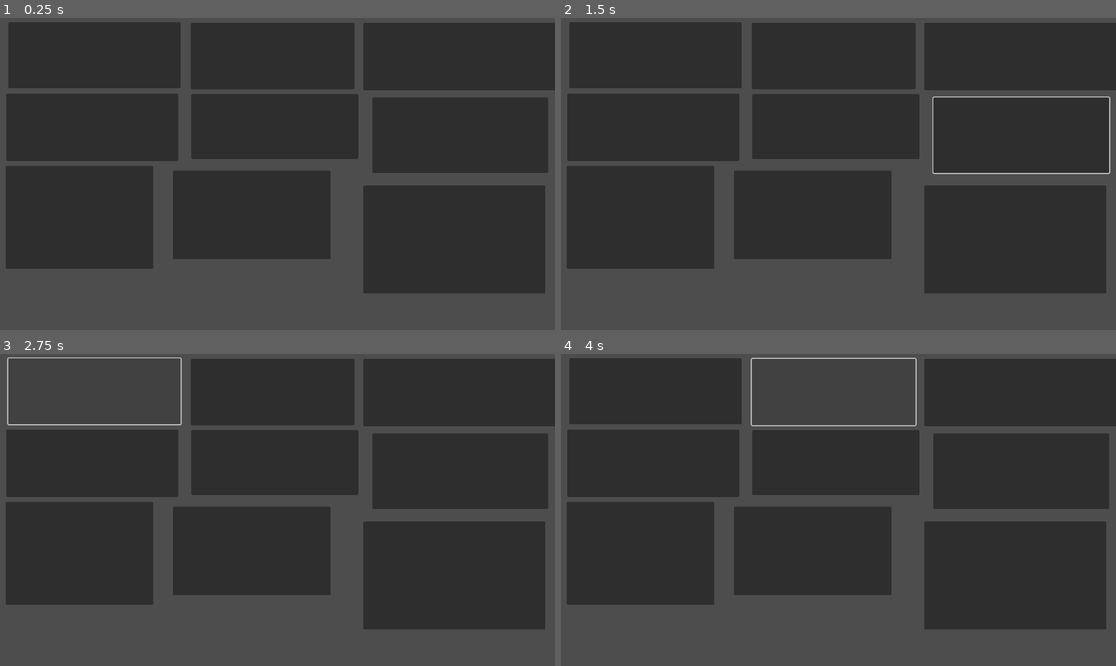
Above: before the commit, frames 1-4 (two rows, left to right).
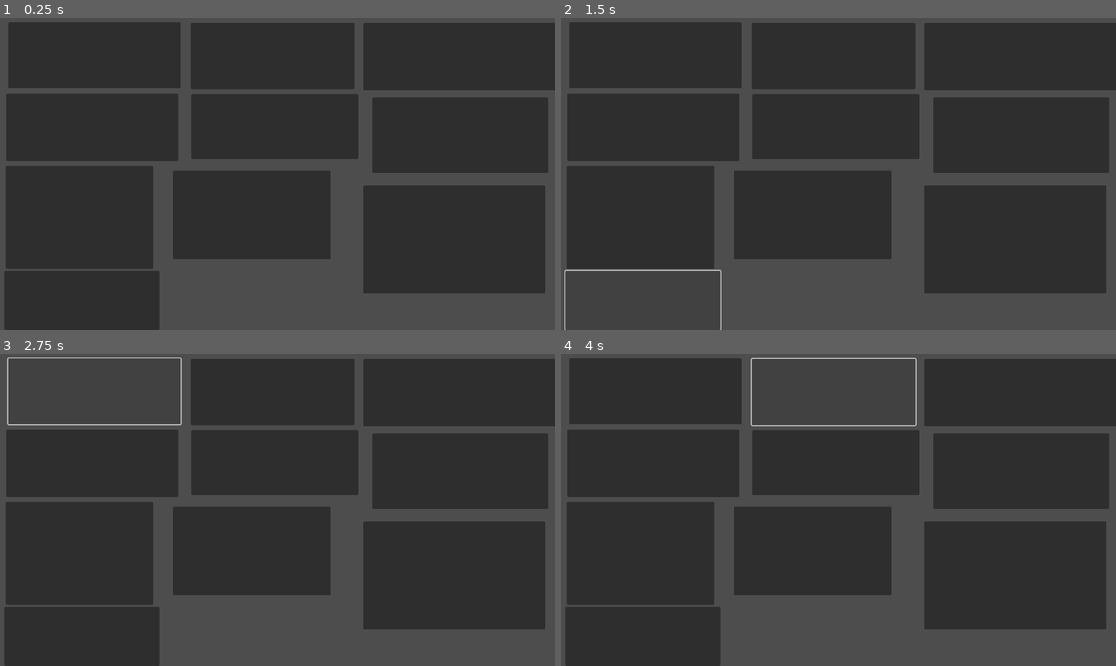
Above: after the commit, the same moments.

Repository: WilliamAHoffman/EmergentUniverse
Game: Godot game, scene res://scenes/root.tscn
Two runs of this game, one before a commit and one after it. Both use one fixed random seed, a clock stepped at 60 frames per second and the inputs below.
Inputs (mouse positions are in pixels of both pictures, inside the frame that each line leads up to):
- Up to frame 1 (0.25 s): no input
- Up to frame 2 (1.5 s): click (1021, 136) at 0.5 s; click (644, 301) at 1.27 s
- Up to frame 3 (2.75 s): click (94, 391) at 2 s
- Up to frame 4 (4 s): click (655, 463) at 2.75 s; click (832, 391) at 3.5 s

The runs differ from the first frame. In frame 1, 5.3% of the frame differs, in the area x 0-29%, y 81-100%; in frame 2, 0.6%; in frame 3, 5.3%; in frame 4, 5.3%.
Error in both runs: Attempt to call function 'eof_reached' in base 'null instance' on a null instance. (res://scripts/resource)

Commit message:
added the _toggle_all() function, added protons, added player node and script

Diff:
--- a/scenes/root.tscn
+++ b/scenes/root.tscn
@@ -1,8 +1,9 @@
-[gd_scene load_steps=4 format=3 uid="uid://cyj1qkdkxyycc"]
+[gd_scene load_steps=5 format=3 uid="uid://cyj1qkdkxyycc"]
 
 [ext_resource type="Script" path="res://scripts/button scripts/button_manager.gd" id="1_u0srf"]
 [ext_resource type="Script" path="res://scripts/resource scripts/resource_manager.gd" id="2_os0tv"]
 [ext_resource type="Script" path="res://scripts/test scripts/test_script.gd" id="3_u8dlc"]
+[ext_resource type="Script" path="res://scripts/player scripts/player_data.gd" id="3_w2edp"]
 
 [node name="Root" type="Node2D"]
 
@@ -96,12 +97,22 @@
 offset_bottom = 572.0
 metadata/_edit_use_anchors_ = true
 
+[node name="ResourceProton" type="Button" parent="ButtonManagerControl"]
+layout_mode = 0
+offset_left = 9.0
+offset_top = 525.0
+offset_right = 331.0
+offset_bottom = 648.0
+
 [node name="ResourceManager" type="Node2D" parent="."]
 script = ExtResource("2_os0tv")
 
 [node name="ResourceTimer" type="Timer" parent="."]
 autostart = true
 
+[node name="Player" type="Node2D" parent="."]
+script = ExtResource("3_w2edp")
+
 [node name="TesterNode" type="Node2D" parent="."]
 script = ExtResource("3_u8dlc")
 
--- a/scripts/button scripts/button_data.gd
+++ b/scripts/button scripts/button_data.gd
@@ -11,7 +11,7 @@
 var unlock_criteria : Dictionary #[ResourceData, int]
 var cost_scaling : float
 var on_timer_active = false
-var unpause_timer = true
+var unpause_timer = false
 var times_activate_per_second = 0
 var times_activate_per_click = 0
 
@@ -24,11 +24,11 @@
 #Necessary Functions
 func _on_activate(quantity):
 	if quantity > 0:
-		if _check_cost():
+		if _check_cost(quantity):
 			_subtract_cost(quantity)
 
 			if add_resource != null:
-				_add_resources(quantity)
+				_add_resources(quantity, add_resource)
 
 			if add_random_resources != null:
 				if add_resource != null:
@@ -41,7 +41,7 @@
 	button.text = main_text
 
 	if add_resource != null:
-		button.text += add_resource.name + ": " + str(add_resource.quantity)
+		button.text += "\n" + add_resource.name + ": " + str(add_resource.quantity)
 		if(add_resource.quantity_per_click != 0):
 			button.text += "\n" + "Per Click: " + str(add_resource.quantity_per_click)
 		if(add_resource.quantity_per_second != 0):
@@ -50,17 +50,18 @@
 	if cost.size() > 0:
 		button.text += "\n cost: "
 		for resource in cost:
-			button.text += resource.name + " " + str(cost[resource])
+			button.text += resource.name + " " + str(cost[resource]) +", "
+		button.text = button.text.substr(0,button.text.length()-2)
 
 	if on_timer_active:
 		button.text += "\n active: " + str(unpause_timer)
 
 
 #Optional Functions
-func _check_cost():
+func _check_cost(times):
 	var cost_complete = 0
 	for resource in cost:
-		if resource.quantity >= cost[resource]:
+		if resource.quantity >= cost[resource] * times:
 			cost_complete += 1
 	if cost_complete == cost.size():
 		return true
@@ -76,8 +77,9 @@
 		cost[resource] = scale
 
 
-func _add_resources(quantity):
-	add_resource.quantity += quantity
+func _add_resources(quantity, resource):
+	resource.quantity += quantity
+	resource.total_quantity += quantity
 
 
 func _add_random_resources(quantity_generated_from):
@@ -85,4 +87,4 @@
 	var rand_int = randi_range(0, 100)
 	for resource in add_random_resources:
 		if rand_int in range(add_random_resources[resource][0], add_random_resources[resource][1]):
-			resource.quantity += (add_random_resources[resource][2] * quantity_multi)
+			_add_resources(add_random_resources[resource][2] * quantity_multi, resource)
--- a/scripts/button scripts/button_manager.gd
+++ b/scripts/button scripts/button_manager.gd
@@ -39,12 +39,21 @@
 	resource_manager._apply_all_upgrades(resources)
 
 
+func _toggle_all():
+	for button in button_manager.get_children():
+		buttons[button.name].unpause_timer = buttons["ResourceTime"].unpause_timer
+
+
 func _right_click(button):
 	if buttons[button.name].on_timer_active:
 		if buttons[button.name].unpause_timer:
 			buttons[button.name].unpause_timer = false
 		else:
 			buttons[button.name].unpause_timer = true
+			buttons["ResourceTime"].unpause_timer = true
+	if buttons[button.name].add_resource != null:
+		if buttons[button.name].add_resource.name == "Time":
+			_toggle_all()
 
 
 func _import_button_data(file_name):
--- /dev/null
+++ b/scripts/player scripts/player_data.gd
@@ -0,0 +1,11 @@
+extends Node
+
+
+# Called when the node enters the scene tree for the first time.
+func _ready():
+	pass # Replace with function body.
+
+
+# Called every frame. 'delta' is the elapsed time since the previous frame.
+func _process(delta):
+	pass
--- a/scripts/resource scripts/resource_data.gd
+++ b/scripts/resource scripts/resource_data.gd
@@ -4,6 +4,7 @@
 var name : String
 var dict_name : String
 var quantity := 0
+var total_quantity := 0
 var quantity_per_click := 0
 var quantity_per_second := 0
 var is_unlocked = true
Not shown, changed: data/button_data.txt
Not shown, changed: data/resource_data.txt
